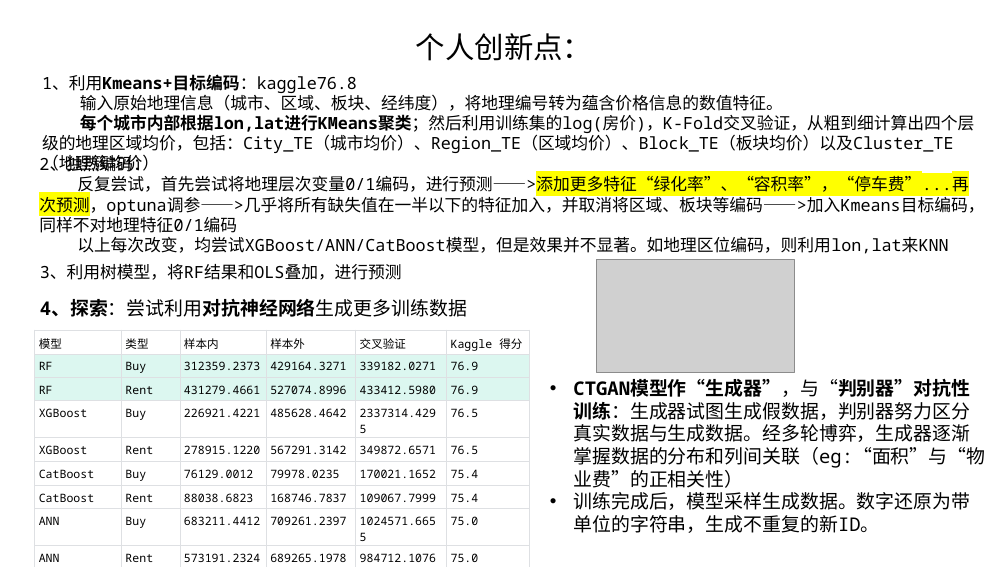
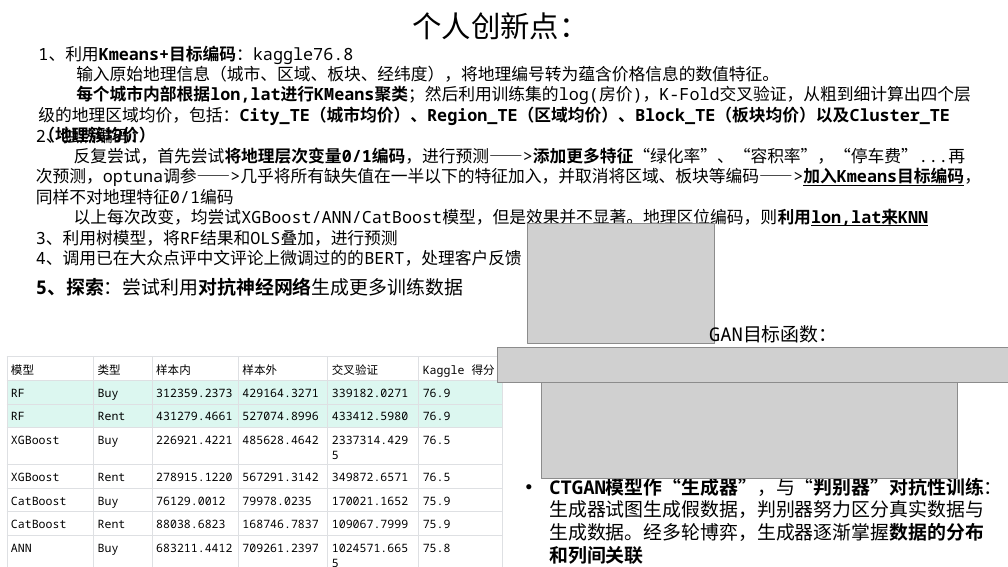
Before and after one commit to HongmingLiang/Quant_RUC_2025_Spring, a slide deck: slide 4 of Homework/finance/2023200073/pythonFINAL .pptx. Drawn at 1008x567 pixels with LibreOffice and Linux fonts; fonts in the diff are those of the drawing; grey boxes stand for pictures. Boxes give left, top, right and bottom in pixels: in the first picture for what was removed or moved away, otherwise in the second. Text is boxed around its words. In the diff, an @@ line names an element or a change of style, - is before the commit and + after.

```diff
--- a/Homework/finance/2023200073/pythonFINAL .pptx
+++ b/Homework/finance/2023200073/pythonFINAL .pptx
@@ text "个人创新点：": place and size @@
-text "个人创新点：" at (416,33,592,61)
+text "个人创新点：" at (412,12,588,40)
@@ text "1、利用Kmeans+目标编码：kaggle76.8": place and size @@
-text "1、利用Kmeans+目标编码：kaggle76.8" at (42,74,975,172)
+text "1、利用Kmeans+目标编码：kaggle76.8" at (38,45,971,144)
@@ text at (38,85,971,144): bold on in "每个城市内部根据lon,lat进行KMeans聚类；然后利用训练集的log(房价)，K-Fold交叉验证，从粗到细计算出 ..." @@
@@ text "2、独热编码：": place and size @@
-text "2、独热编码：" at (39,155,984,254)
+text "2、独热编码：" at (36,127,981,228)
@@ text at (36,147,981,205): highlight #FFFF00 to none, bold on, underline on in "反复尝试，首先尝试将地理层次变量0/1编码，进行预测——>添加更多特征“绿化率”、“容积率”，“停车费”...再次预测， ..." @@
@@ text at (74,208,929,228): text changed @@
-以上每次改变，均尝试XGBoost/ANN/CatBoost模型，但是效果并不显著。如地理区位编码，则利用lon,lat来KNN
+以上每次改变，均尝试XGBoost/ANN/CatBoost模型，但是效果并不显著。地理区位编码，则利用lon,lat来KNN
@@ text "3、利用树模型，将RF结果和OLS叠加，进行预测": place and size @@
-text "3、利用树模型，将RF结果和OLS叠加，进行预测" at (40,264,402,280)
+text "3、利用树模型，将RF结果和OLS叠加，进行预测" at (36,230,522,266)
@@ picture: place and size @@
-picture at (596,260,794,374)
+picture at (528,224,715,343)
@@ text at (36,250,522,266): paragraph added @@
+4、调用已在大众点评中文评论上微调过的的BERT，处理客户反馈
@@ text at (36,278,463,296): text changed @@
-4、探索：尝试利用对抗神经网络生成更多训练数据
+5、探索：尝试利用对抗神经网络生成更多训练数据
@@ text added at (709,324,838,348), 18 pt, text #000000 @@
+GAN目标函数：
@@ table at (7,357,501,567) @@
-row 6, column 6: 75.4
+row 6, column 6: 75.9
-row 7, column 6: 75.4
+row 7, column 6: 75.9
-row 8, column 6: 75.0
+row 8, column 6: 75.8
-row 9, column 6: 75.0
+row 9, column 6: 75.8
@@ table: place and size @@
-table at (35,330,529,566)
+table at (7,357,501,567)
@@ picture added at (498,348,1008,383) @@
@@ picture added at (541,383,957,479) @@
@@ text at (549,476,1003,564): text changed @@
-• CTGAN模型作“生成器”，与“判别器”对抗性训练：生成器试图生成假数据，判别器努力区分真实数据与生成数据。经多轮博弈，生成器逐渐掌握数据的分布和列间关联（eg:“面积”与“物业费”的正相关性）
-• 训练完成后，模型采样生成数据。数字还原为带单位的字符串，生成不重复的新ID。
+• CTGAN模型作“生成器”，与“判别器”对抗性训练：生成器试图生成假数据，判别器努力区分真实数据与生成数据。经多轮博弈，生成器逐渐掌握数据的分布和列间关联
```
Also in this commit, not shown: 1 other slide changed.
